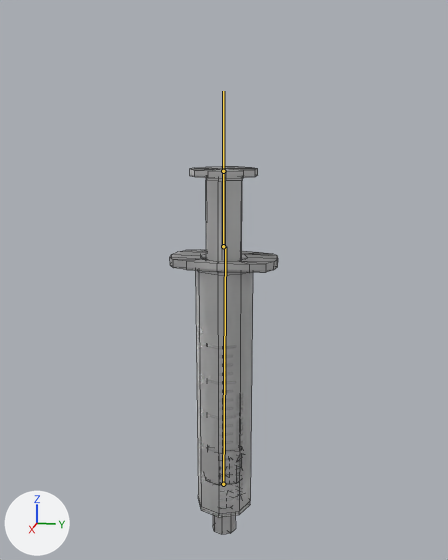
What one commit did to the FBX model care-up/Assets/Resources_moved/Models/syringe_rigged.fbx.
Before and after are seen from a 50 mm camera at (0.1811, 0.0362, 0.0933) aimed at (-0.0017, -0.0003, 0.0476). Arrows for +X, +Y and +Z are at lower left; the lights stay in place. The bones that bend it are drawn over the model as lines. Mesh edges are drawn as thin lines.

Objects in the first picture: 'syringeBarrel', 'syringePlunger'.
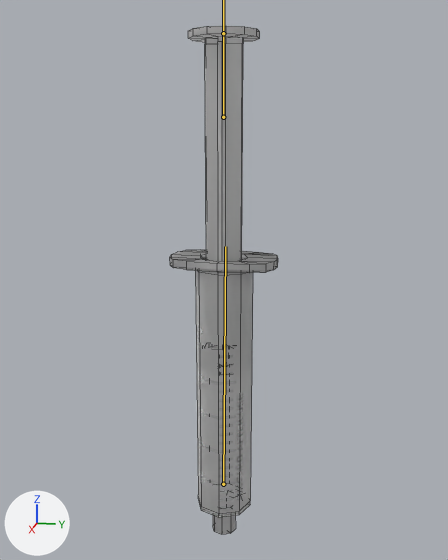
The newer file adds an action. The first version stands in its rest pose; the second is drawn at frame 2701 of the action 'Armature|6000_Syringe_InsertInfusion_SQ_v2_L_Lib.003'.

What changed in the scene script:
```text
Change bone_bone_001:
    where bone_bone_001 = bpy.data.objects['Armature'].pose.bones['Bone.001']  # child of 'Bone'
    bone_bone_001.location: (0.0, 0.0, 0.0) -> (0.0, 0.0378, 0.0)
```

Where the change shows, as pixel boxes (x1, y1, x2, y2) in the pictures (448 x 560 px):
'syringePlunger', posed (10% taller)
    before: (190, 167, 258, 461)
    after: (188, 26, 260, 349)
bone 'Bone.001', root to tip
    before: (223, 246) to (223, 171)
    after: (223, 117) to (223, 33)
